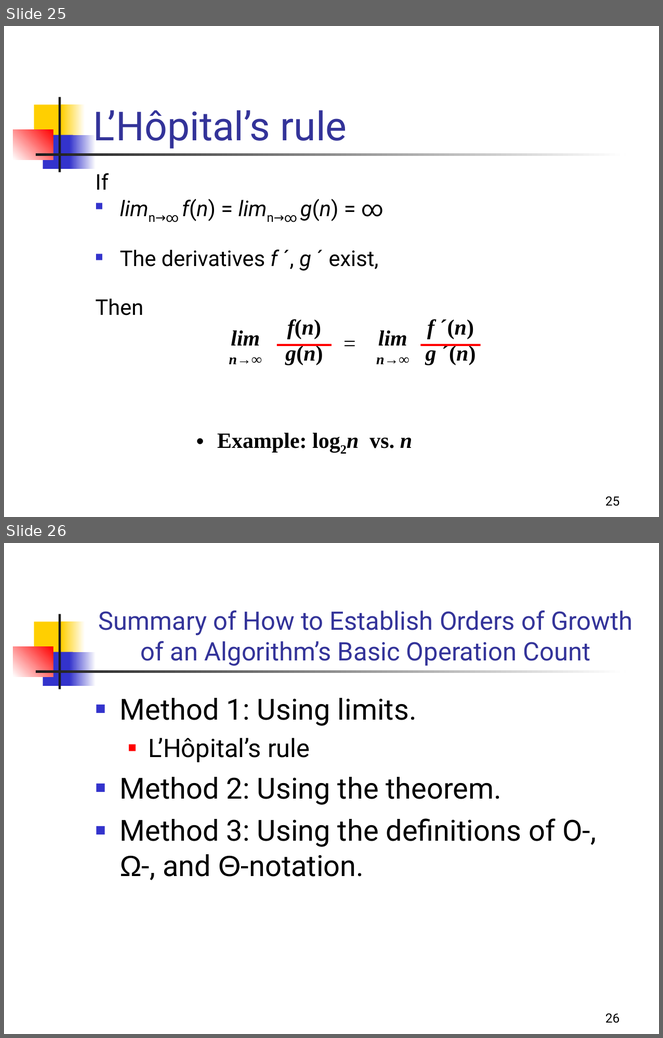
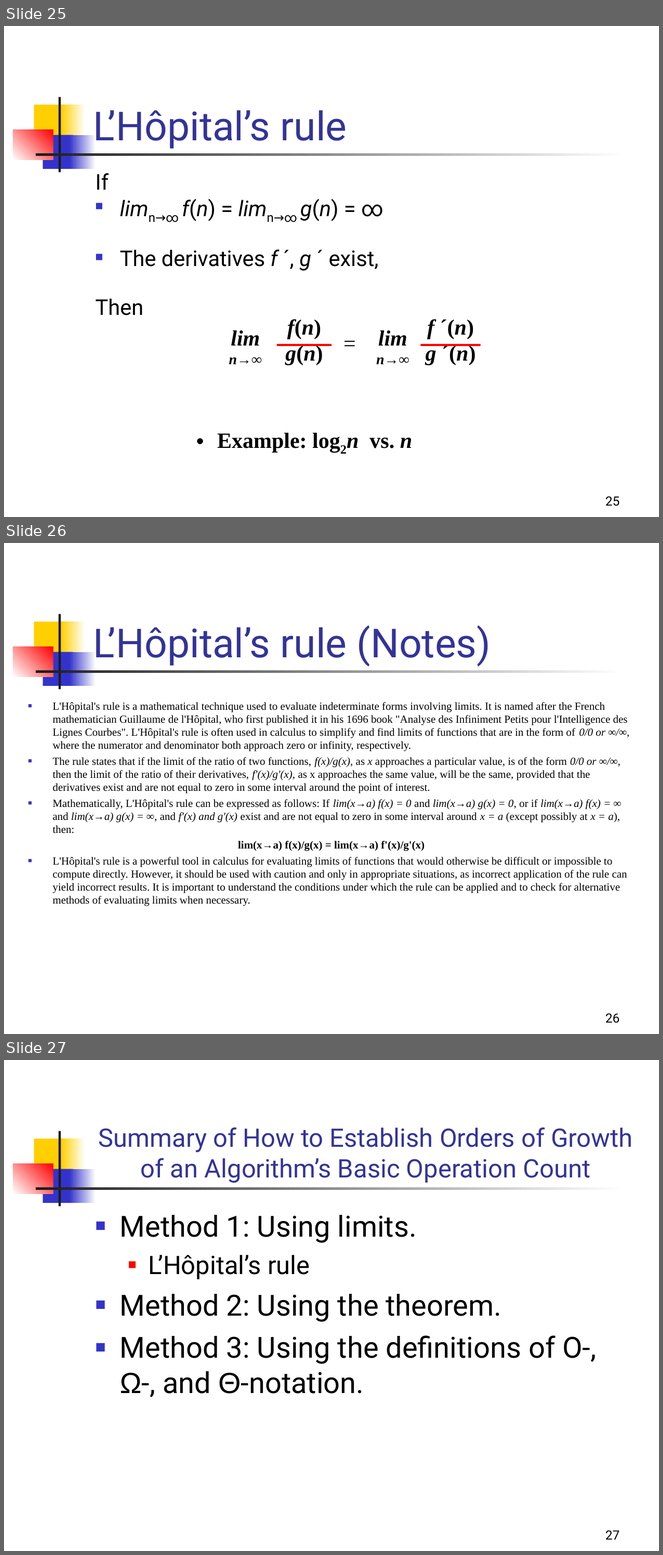
Before and after one commit to shahzaneer/Design-Analysis-of-Algorithms, a slide deck: Slides/Chap2.ppt. Shown one above the other, each under a label of ours: slides 25 and 26 before the commit, slides 25, 26 and 27 after it. The pictures are 663x1038 and 663x1555 pixels, drawn with LibreOffice and Linux fonts; fonts in the diff are those of the drawing. Boxes give left, top, right and bottom in pixels: in the first picture for what was removed or moved away, otherwise in the second. Text is boxed around its words. In the diff, an @@ line names an element or a change of style, - is before the commit and + after.

```diff
--- a/Slides/Chap2.ppt
+++ b/Slides/Chap2.ppt
@@ slide 26 added at <box>4,543,659,1034</box>, background #FFFFFF; not listed: 7 template elements that a slide beside it also shows @@
@@ title added at <box>93,625,491,667</box>, 44 pt, text #333399 @@
+L’Hôpital’s rule (Notes)
@@ text added at <box>53,702,628,906</box>, 12 pt, text #000000 @@
+■ L'Hôpital's rule is a mathematical technique used to evaluate indeterminate forms involving limits. It is named after the French mathematician Guillaume de l'Hôpital, who first published it in his 1696 book "Analyse des Infiniment Petits pour l'Intelligence des Lignes Courbes". L'Hôpital's rule is often used in calculus to simplify and find limits of functions that are in the form of 0/0 or ∞/∞, where the numerator and denominator both approach zero or infinity, respectively.
+■ The rule states that if the limit of the ratio of two functions, f(x)/g(x), as x approaches a particular value, is of the form 0/0 or ∞/∞, then the limit of the ratio of their derivatives, f'(x)/g'(x), as x approaches the same value, will be the same, provided that the derivatives exist and are not equal to zero in some interval around the point of interest.
+■ Mathematically, L'Hôpital's rule can be expressed as follows: If lim(x→a) f(x) = 0 and lim(x→a) g(x) = 0, or if lim(x→a) f(x) = ∞ and lim(x→a) g(x) = ∞, and f'(x) and g'(x) exist and are not equal to zero in some interval around x = a (except possibly at x = a), then:
+lim(x→a) f(x)/g(x) = lim(x→a) f'(x)/g'(x)
+■ L'Hôpital's rule is a powerful tool in calculus for evaluating limits of functions that would otherwise be difficult or impossible to compute directly. However, it should be used with caution and only in appropriate situations, as incorrect application of the rule can yield incorrect results. It is important to understand the conditions under which the rule can be applied and to check for alternative methods of evaluating limits when necessary.
@@ page number added at <box>606,1014,620,1023</box>, 14 pt, text #000000 @@
+26
@@ what was slide 26 is now slide 27 @@
@@ page number at <box>606,1531,620,1540</box>: text changed @@
-26
+27
```
Also in this commit, not shown: 3 slides changed, 12 other files.
